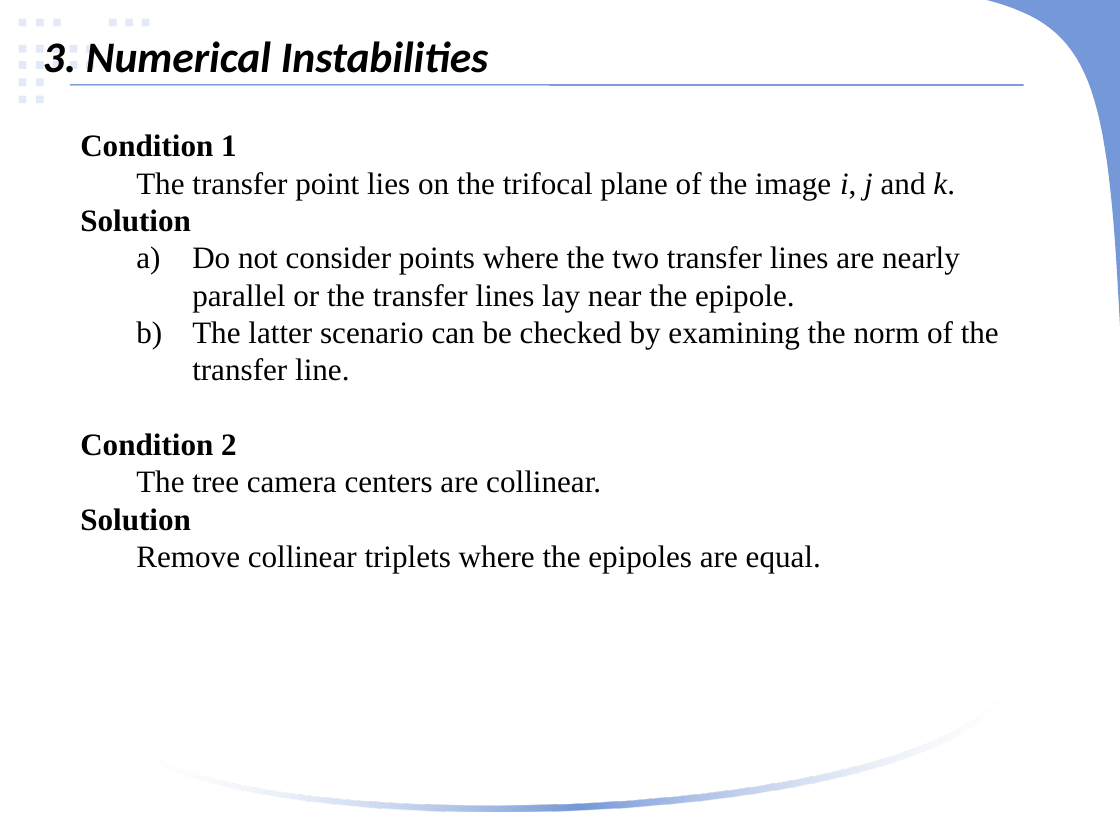
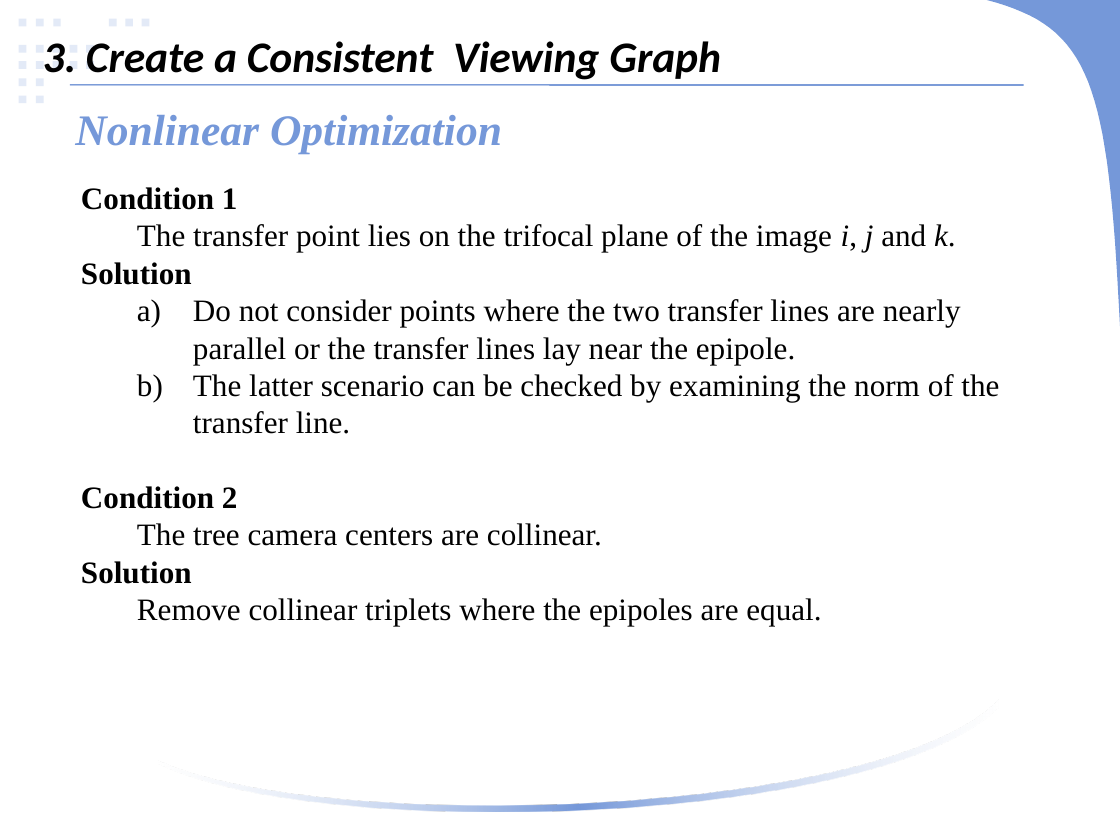
Before and after one commit to linlinge/monday-speech, a slide deck: slide 8 of 2019.03.25 ICCV 2015, Optimizing the Viewing Graph for Structure-from-Motion.pptx (slide 6 before the commit). Drawn at 1120x840 pixels with LibreOffice and Linux fonts; fonts in the diff are those of the drawing. Boxes give left, top, right and bottom in pixels: in the first picture for what was removed or moved away, otherwise in the second. Text is boxed around its words. In the diff, an @@ line names an element or a change of style, - is before the commit and + after.

```diff
--- a/2019.03.25 ICCV 2015, Optimizing the Viewing Graph for Structure-from-Motion.pptx
+++ b/2019.03.25 ICCV 2015, Optimizing the Viewing Graph for Structure-from-Motion.pptx
@@ text at (x1=43, y1=41, x2=721, y2=80): text changed @@
-3. Numerical Instabilities
+3. Create a Consistent Viewing Graph
@@ text added at (x1=75, y1=115, x2=502, y2=154), 28 pt, text #7598D9, bold, italic @@
+Nonlinear Optimization
@@ text "Condition 1" moved from (x1=80, y1=134, x2=999, y2=573) to (x1=81, y1=187, x2=999, y2=626) @@
```
Also in this commit, not shown: 5 other slides changed, 14 slides added, 12 slides removed, 6 other files.
